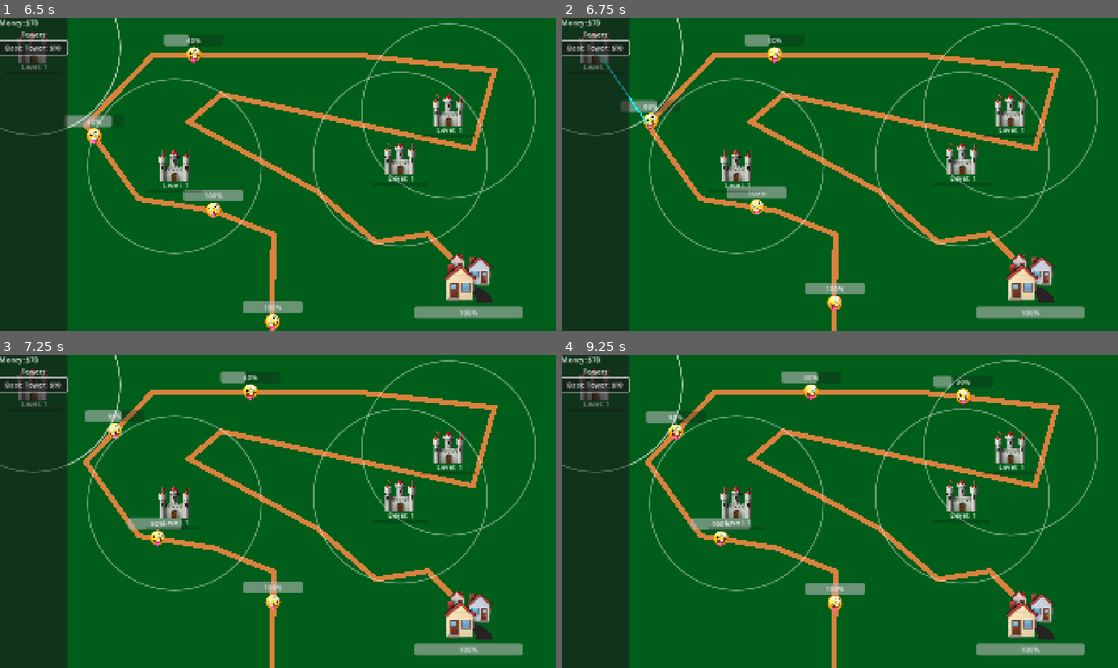
Above: before the commit, frames 1-4 (two rows, left to right).
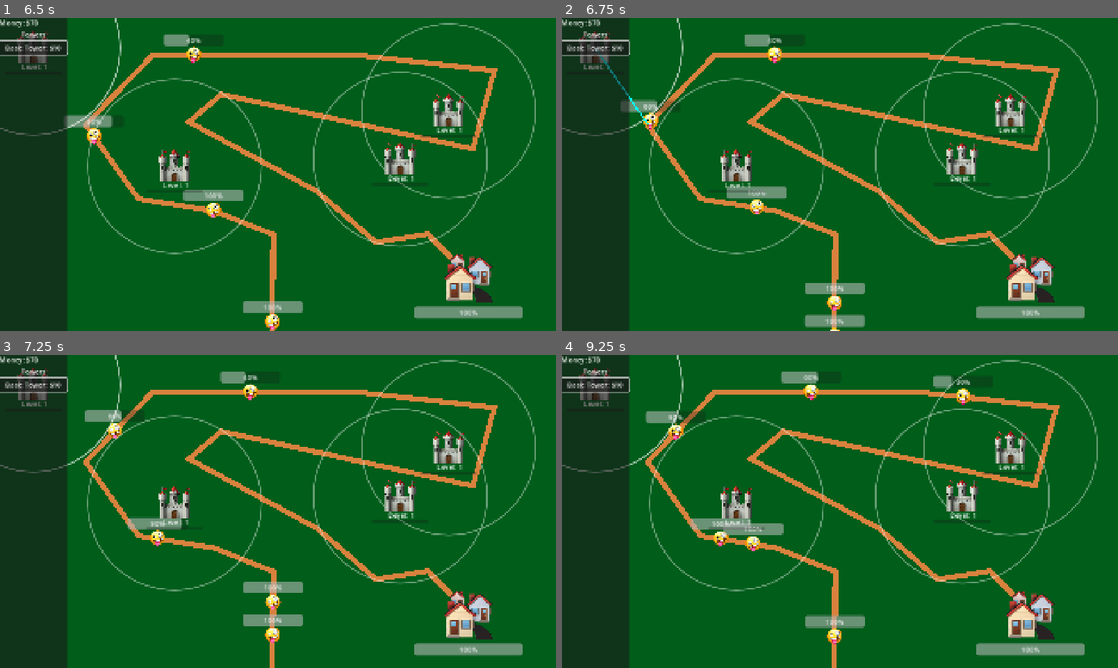
Above: after the commit, the same moments.

Repository: alexcolemandata/tower-defense
Game: Godot game, scene res://game.tscn
Two runs of this game, one before a commit and one after it. Both use one fixed random seed, a clock stepped at 60 frames per second and the inputs below.
Inputs (mouse positions are in pixels of both pictures, inside the frame that each line leads up to):
- Up to frame 1 (6.5 s): click "Basic Tower: $10" at 0.5 s; click "Basic Tower: $10" at 1.25 s; click "Basic Tower: $10" at 2 s; move the mouse to (400, 158) at 2.77 s; click (400, 158) at 2.92 s; move the mouse to (166, 190) at 3.52 s; click (166, 190) at 3.67 s; move the mouse to (333, 105) at 4.27 s; click (333, 105) at 4.42 s; move the mouse to (250, 237) at 5.02 s; click (250, 237) at 5.17 s; move the mouse to (444, 221) at 5.77 s; click (444, 221) at 5.92 s; tap S (debug_spawn_monster, bound only after the commit) at 6.4 s
- Up to frame 2 (6.75 s): move the mouse to (673, 127) at 6.52 s; click (673, 127) at 6.67 s
- Up to frame 3 (7.25 s): no input
- Up to frame 4 (9.25 s): move the mouse to (867, 511) at 7.27 s; click (867, 511) at 7.42 s; move the mouse to (756, 433) at 8.02 s; click (756, 433) at 8.17 s; move the mouse to (962, 495) at 8.77 s; click (962, 495) at 8.92 s

Frame 1 is identical in both runs. In frame 2, 0.5% of the frame differs, in the area x 43-55%, y 94-100%; in frame 3, 0.5%; in frame 4, 1.6%, in the area x 29-55%, y 53-93%.

Commit message:
add debug_spawn_monster key

Diff:
--- a/game.gd
+++ b/game.gd
@@ -30,6 +30,9 @@
 func _input(event: InputEvent) -> void:
 	if event.is_action_pressed("quit"):
 		exit_game()
+
+	if event.is_action_released("debug_spawn_monster"):
+		spawn_monster()
 
 func _attempt_purchase(tower_name: String, cost: int) -> void:
 	if not game_state == GameState.PLAYING:
@@ -71,18 +74,18 @@
 	seconds_since_monster += delta
 	if seconds_since_monster >= seconds_per_monster:
 		spawn_monster()
-		seconds_since_monster = 0.
 	return
 
 func spawn_monster() -> void:
+	seconds_since_monster = 0.
 	monster_trail.spawn_monster()
 
 
 func handle_death(died) -> void:
 	if is_instance_of(died, Town):
-		print("DIED")
 		game_over()
 
 func game_over() -> void:
+	print("DIED")
 	game_state = GameState.GAME_OVER
 	game_over_screen.visible = true
--- a/game.tscn
+++ b/game.tscn
@@ -34,6 +34,7 @@
 [node name="GameOverScreen" type="ColorRect" parent="."]
 unique_name_in_owner = true
 visible = false
+z_index = 999
 offset_left = -16.0
 offset_top = -16.0
 offset_right = 1171.0
--- a/project.godot
+++ b/project.godot
@@ -30,6 +30,11 @@
 , Object(InputEventKey,"resource_local_to_scene":false,"resource_name":"","device":-1,"window_id":0,"alt_pressed":false …(181 unchanged characters)…
 ]
 }
+debug_spawn_monster={
+"deadzone": 0.2,
+"events": [Object(InputEventKey,"resource_local_to_scene":false,"resource_name":"","device":-1,"window_id":0,"alt_pressed":false,"shift_pressed":false,"ctrl_pressed":false,"meta_pressed":false,"pressed":false,"keycode":0,"physical_keycode":83,"key_label":0,"unicode":115,"location":0,"echo":false,"script":null)
+]
+}
 
 [rendering]
 
Not shown, changed: TODO.md
